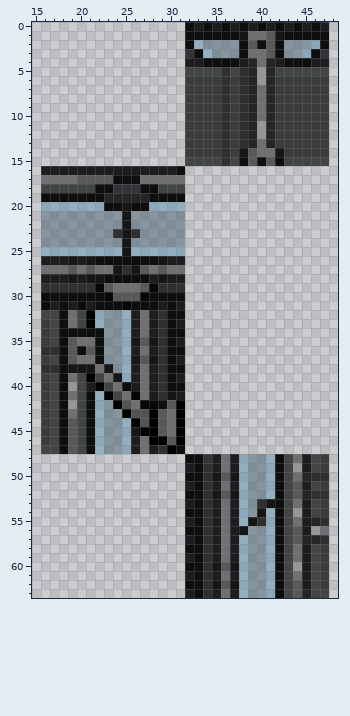
Pixel-art sprite -- Resources/Textures/Structures/Windows/window.rsi/window1.png. The picture above is the old version.
The file is 64x64 pixels. Colours within 5 levels of each other are drawn and written as one. Shown: x 15..48, y 0..63.
After the commit:
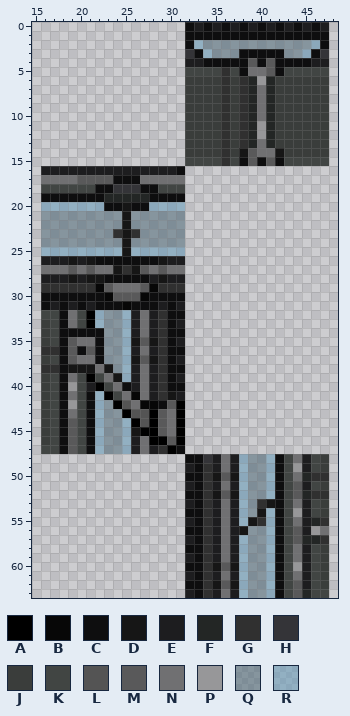
Palette (. is transparent): A #000000  B #070707  C #0e0e0f  D #161616  E #1d1d1f  F #232625  G #303030  H #343438  J #3a3d3b  K #414543  L #545454  M #59595a  N #707072  P #979799  Q #3f5d6d80  R #5893b580
Changes in this commit:
Colour D gives way to colour C in row 1 at x 38 and 42.
Colour E gives way to colour C in row 4 at x 38 and 42.
Colour G gives way to colour C in row 5 at x 38.
Colour K gives way to colour C in row 5 at x 42.
Colour M gives way to colour C in row 1 at x 41; in row 3 at x 41.
Colour N gives way to colour C in row 1 at x 39 to 40; in row 3 at x 39 to 40; in row 4 at x 40.
Colour F gives way to colour M in row 4 at x 39 and 41; in row 5 at x 41.
Colour F gives way to colour N in row 5 at x 39.
Colour P gives way to colour N in row 5 at x 40.
Colour C gives way to colour Q in row 2 at x 38, 40 and 42.
Colour M gives way to colour Q in row 2 at x 39 and 41.
Boxes around the changes in both pictures, in picture pixels (x1, y1, x2, y2):
changed: (239, 31, 284, 76)
